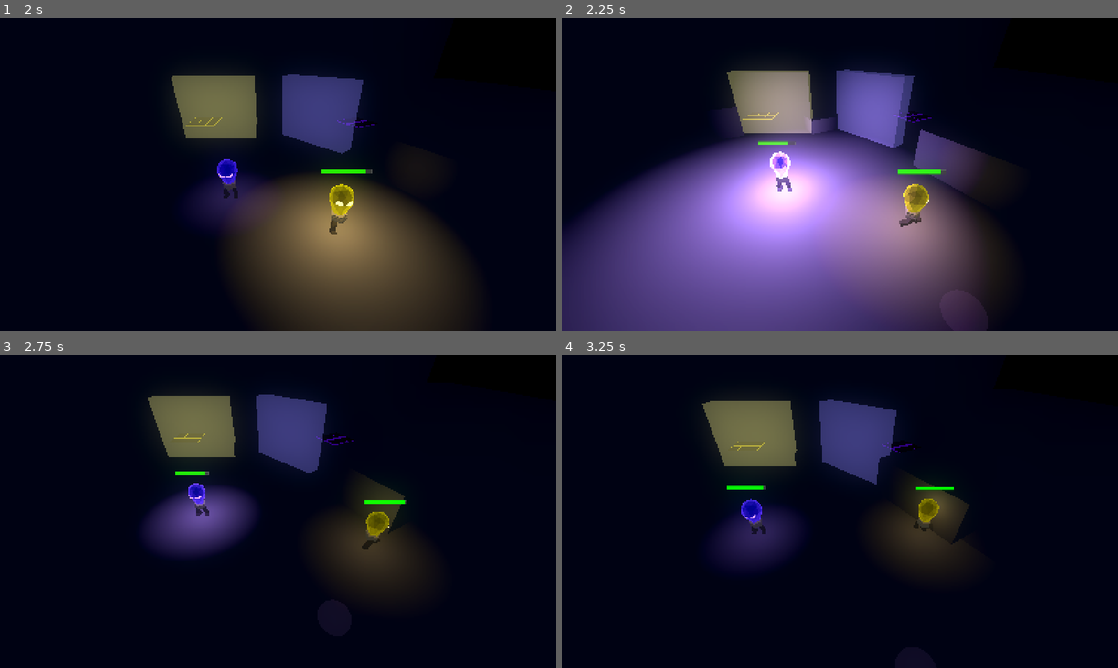
Above: before the commit, frames 1-4 (two rows, left to right).
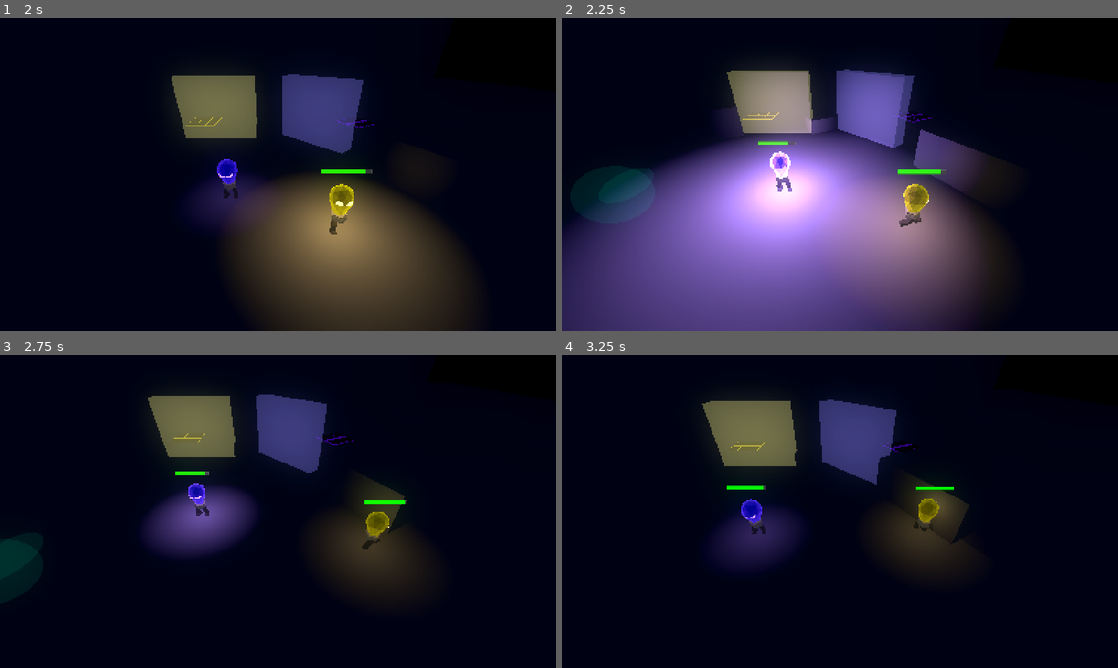
Above: after the commit, the same moments.

Repository: LowPolyFreak/EllieDeesAdventure
Game: Godot game, scene res://Scenes/main.tscn
Same seed, same stepped clock (60 frames per second), same inputs: the game is played once before the commit and once after it.
Inputs:
- Up to frame 1 (2 s): hold D (right_p1) 0.53-1.28 s; tap Down (down_p2) at 0.6 s; tap Space (jump_p1) at 0.77, 1.52 s; hold S (down_p1) from 1.28 s (still down); tap Shift (glow_p1) at 1.35 s
- Up to frame 2 (2.25 s): release S (down_p1) at 2.03 s; hold D (right_p1) from 2.03 s (still down); tap Keypad 0 (glow_p2) at 2.1 s
- Up to frame 3 (2.75 s): keep holding D (right_p1)
- Up to frame 4 (3.25 s): release D (right_p1) at 2.78 s; hold W (up_p1) from 2.78 s (still down); tap E (interact) at 2.85 s; tap Space (jump_p1) at 3.02 s

Frame 1 is identical in both runs. In frame 2, 1.6% of the frame differs, in the area x 1-17%, y 47-63%; in frame 3, 1.0%; in frame 4, less than 0.1%.

Commit message:
Created patrol component

Diff:
--- a/Scenes/ghost.tscn
+++ b/Scenes/ghost.tscn
@@ -1,6 +1,7 @@
-[gd_scene load_steps=4 format=3 uid="uid://bdpxo5mey5nkd"]
+[gd_scene load_steps=7 format=3 uid="uid://bdpxo5mey5nkd"]
 
 [ext_resource type="PackedScene" uid="uid://3ohppoh2dwi" path="res://Scenes/uv_glow_cmpt.tscn" id="1_abus7"]
+[ext_resource type="Script" path="res://Scripts/patrol_cmpt.gd" id="2_pf5kq"]
 
 [sub_resource type="StandardMaterial3D" id="StandardMaterial3D_nddc2"]
 transparency = 1
@@ -10,6 +11,16 @@
 
 [sub_resource type="SphereMesh" id="SphereMesh_04c2o"]
 material = SubResource("StandardMaterial3D_nddc2")
+radius = 1.0
+height = 2.0
+
+[sub_resource type="SphereMesh" id="SphereMesh_q5mrn"]
+material = SubResource("StandardMaterial3D_nddc2")
+radius = 1.0
+height = 2.0
+
+[sub_resource type="SphereShape3D" id="SphereShape3D_a8c50"]
+radius = 1.0
 
 [node name="Ghost" type="Area3D"]
 
@@ -17,4 +28,25 @@
 mesh_target = NodePath("../Placeholder")
 
 [node name="Placeholder" type="MeshInstance3D" parent="."]
+transform = Transform3D(1, 0, 0, 0, 1, 0, 0, 0, 1, 0, 1, 0)
 mesh = SubResource("SphereMesh_04c2o")
+
+[node name="UVGlowCMPT2" parent="." node_paths=PackedStringArray("mesh_target") instance=ExtResource("1_abus7")]
+mesh_target = NodePath("../Placeholder2")
+
+[node name="Placeholder2" type="MeshInstance3D" parent="."]
+transform = Transform3D(-4.56856e-08, 0, -0.643422, 0, 0.37487, 0, 1.04517, 0, -2.81249e-08, 0.0545346, 0.984691, 0.671408)
+mesh = SubResource("SphereMesh_q5mrn")
+
+[node name="CollisionShape3D" type="CollisionShape3D" parent="."]
+transform = Transform3D(1, 0, 0, 0, 1, 0, 0, 0, 1, 0, 1, 0)
+shape = SubResource("SphereShape3D_a8c50")
+
+[node name="PatrolComponent" type="Node" parent="." node_paths=PackedStringArray("user")]
+script = ExtResource("2_pf5kq")
+user = NodePath("..")
+
+[node name="RestTimer" type="Timer" parent="PatrolComponent"]
+one_shot = true
+
+[connection signal="timeout" from="PatrolComponent/RestTimer" to="PatrolComponent" method="_on_rest_timer_timeout"]
--- a/Scenes/main.tscn
+++ b/Scenes/main.tscn
@@ -85,15 +85,6 @@
 "new_animation": SubResource("Animation_8w1xf")
 }
 
-[sub_resource type="StandardMaterial3D" id="StandardMaterial3D_liw0f"]
-transparency = 1
-albedo_color = Color(0, 0, 0, 1)
-emission_enabled = true
-emission = Color(0.898833, 0.527643, 1, 1)
-
-[sub_resource type="SphereMesh" id="SphereMesh_tsk4b"]
-material = SubResource("StandardMaterial3D_liw0f")
-
 [node name="Main" type="Node3D"]
 script = ExtResource("1_oa6h7")
 
@@ -213,14 +204,27 @@
 transform = Transform3D(0.707107, 0, -0.707107, 0, 1, 0, 0.707107, 0, 0.707107, 3.92048, 1.46176, -6.0331)
 
 [node name="Ghost" parent="." instance=ExtResource("9_4mx7m")]
-transform = Transform3D(1, 0, 0, 0, 1, 0, 0, 0, 1, -10.4888, 0, -0.848789)
-
-[node name="Ghost2" parent="." instance=ExtResource("9_4mx7m")]
-transform = Transform3D(1, 0, 0, 0, 1, 0, 0, 0, 1, 5.2183, 0, 5.42308)
-
-[node name="Placeholder" parent="Ghost2" index="1"]
-mesh = SubResource("SphereMesh_tsk4b")
+transform = Transform3D(1, 0, 0, 0, 1, 0, 0, 0, 1, -15.0549, 0, -0.848789)
+
+[node name="PatrolComponent" parent="Ghost" index="5" node_paths=PackedStringArray("patrol_points")]
+enable_on_load = true
+patrol_points = [NodePath("../../Patrol_Points/level_1_1/Marker3D"), NodePath("../../Patrol_Points/level_1_1/Marker3D2"), NodePath("../../Patrol_Points/level_1_1/Marker3D3")]
+patrol_speed = 5.0
+loop = true
+
+[node name="Patrol_Points" type="Node" parent="."]
+
+[node name="level_1_1" type="Node" parent="Patrol_Points"]
+
+[node name="Marker3D" type="Marker3D" parent="Patrol_Points/level_1_1"]
+transform = Transform3D(1, 0, 0, 0, 1, 0, 0, 0, 1, -12, 0, 0)
+
+[node name="Marker3D2" type="Marker3D" parent="Patrol_Points/level_1_1"]
+transform = Transform3D(1, 0, 0, 0, 1, 0, 0, 0, 1, -5, 0, 0)
+
+[node name="Marker3D3" type="Marker3D" parent="Patrol_Points/level_1_1"]
+transform = Transform3D(1, 0, 0, 0, 1, 0, 0, 0, 1, -5, 0, 6)
 
 [connection signal="timeout" from="CameraFollow/UpdateTimer" to="CameraFollow" method="_on_update_timer_timeout"]
 
-[editable path="Ghost2"]
+[editable path="Ghost"]
--- /dev/null
+++ b/Scripts/patrol_cmpt.gd
@@ -0,0 +1,58 @@
+extends Node
+class_name PatrolComponent
+
+@export var enable_on_load: bool = false
+@export var user: CollisionObject3D
+@export var patrol_points: Array[Node3D]
+@export var patrol_speed: float = 1
+@export var loop: bool = false
+
+@onready var rest_timer = $RestTimer
+
+var current_point_pos: Vector3
+var current_index: int
+var reverse: bool
+
+func _ready():
+	if !enable_on_load:
+		leave_state()
+	current_point_pos = patrol_points[0].global_position
+
+func enter_state():
+	set_process(true)
+
+func leave_state():
+	set_process(false)
+
+func _process(delta):
+	if rest_timer.is_stopped():
+
+		#Look at
+		current_point_pos = patrol_points[current_index].global_position
+		user.look_at(Vector3(current_point_pos.x, user.global_position.y, current_point_pos.z))
+
+		#Movement
+		var move_vec = -user.global_basis.z * patrol_speed
+		user.global_position += move_vec * delta
+
+		#Find next patrol point
+		if user.global_position.distance_to(current_point_pos) < 1.0:
+			if loop:
+				if current_index == patrol_points.size() - 1:
+					current_index = 0
+				else:
+					current_index += 1
+			elif reverse:
+				if current_index == 0:
+					reverse = false
+					current_index += 1
+					rest_timer.start()
+				else:
+					current_index -= 1
+			else:
+				if current_index == patrol_points.size() - 1:
+					reverse = true
+					current_index -= 1
+					rest_timer.start()
+				else:
+					current_index += 1
Not shown: 1 places in Scenes/main.tscn that only renumber resources
